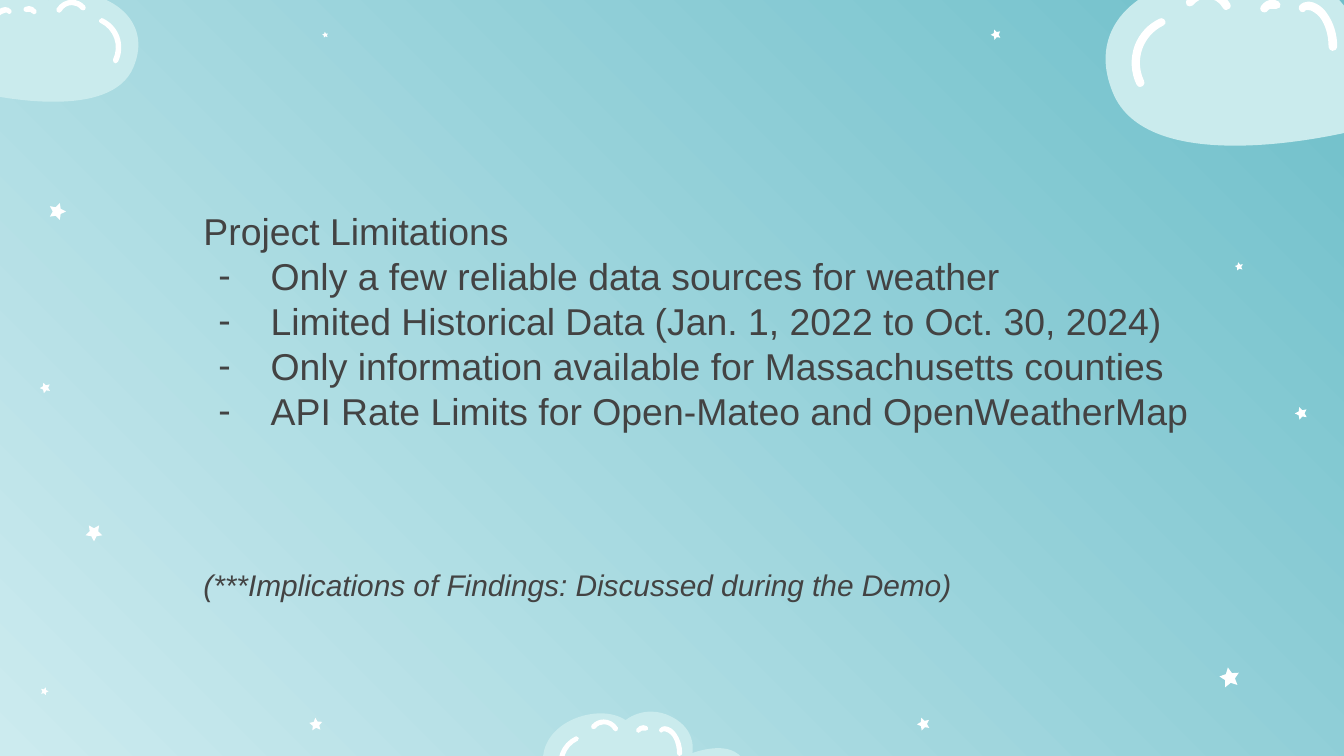
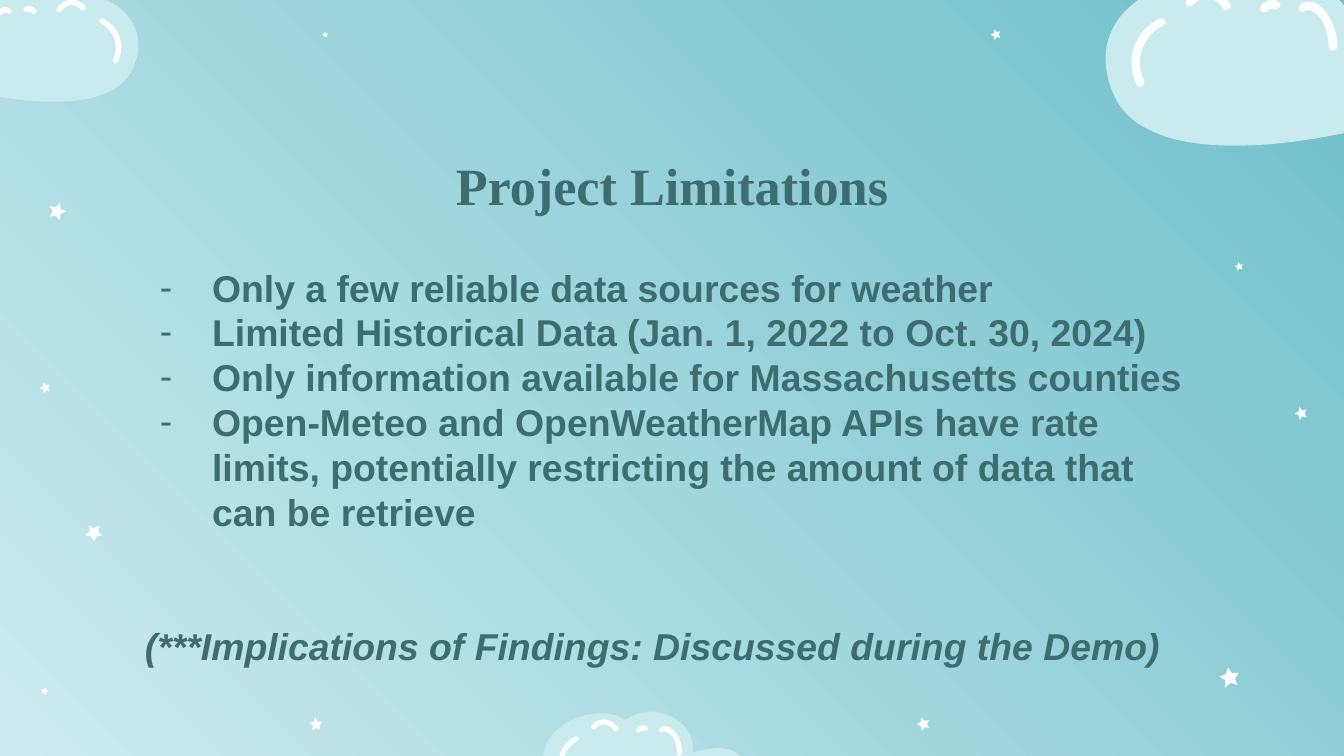
Before and after one commit to Rohit-hooda/DS5110-Final-Project, a slide deck: slide 18 of Deliverables-Presentation-Report/Weather Data Integration Pipeline (MassWeatherHub) – Rohit Hooda, Rimsha Kayastha, Tri Watanasuparp.pptx (slide 17 before the commit). Drawn at 1344x756 pixels with LibreOffice and Linux fonts; fonts in the diff are those of the drawing. Boxes give left, top, right and bottom in pixels: in the first picture for what was removed or moved away, otherwise in the second. Text is boxed around its words. In the diff, an @@ line names an element or a change of style, - is before the commit and + after.

```diff
--- a/Deliverables-Presentation-Report/Weather Data Integration Pipeline (MassWeatherHub) – Rohit Hooda, Rimsha Kayastha, Tri Watanasuparp.pptx
+++ b/Deliverables-Presentation-Report/Weather Data Integration Pipeline (MassWeatherHub) – Rohit Hooda, Rimsha Kayastha, Tri Watanasuparp.pptx
@@ title added at bbox=[456, 169, 888, 216], 28 pt, text #3D6D70, bold @@
+Project Limitations
@@ text at bbox=[203, 218, 509, 253]: paragraph removed @@
-Project Limitations
@@ text "Only a few reliable data ...": place and size @@
-text "Only a few reliable data ..." at bbox=[203, 218, 1188, 602]
+text "Only a few reliable data ..." at bbox=[145, 275, 1182, 668]
@@ text at bbox=[145, 275, 1182, 668]: text colour #434343 to #3D6D70, bold on in "Only a few reliable data sources for ...", "Limited Historical Data (Jan. 1, 2022 to ...", "Only information available for Massachusetts counties", "(***Implications of Findings: Discussed during the Demo)"; size 16 to 20 pt in "(***Implications of Findings: Discussed during the Demo)"; bullet colour #434343 to #3D6D70 @@
@@ text at bbox=[212, 409, 1133, 527]: text changed; text colour #434343 to #3D6D70; bold on @@
-– API Rate Limits for Open-Mateo and OpenWeatherMap
+– Open-Meteo and OpenWeatherMap APIs have rate limits, potentially restricting the amount of data that can be retrieve
```
Also in this commit, not shown: 9 other slides changed, 2 slides added, 1 slide removed, 15 other files.
